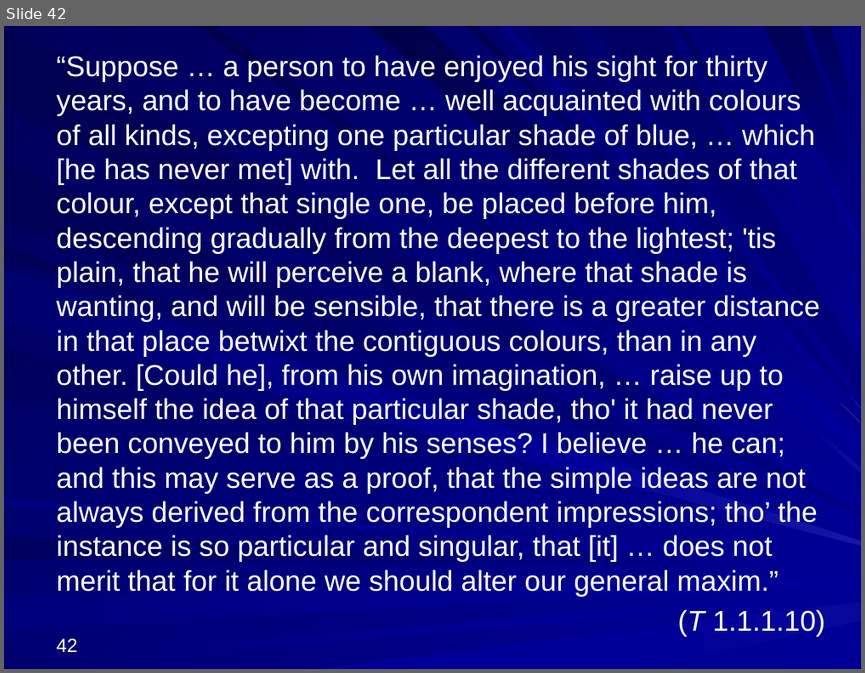
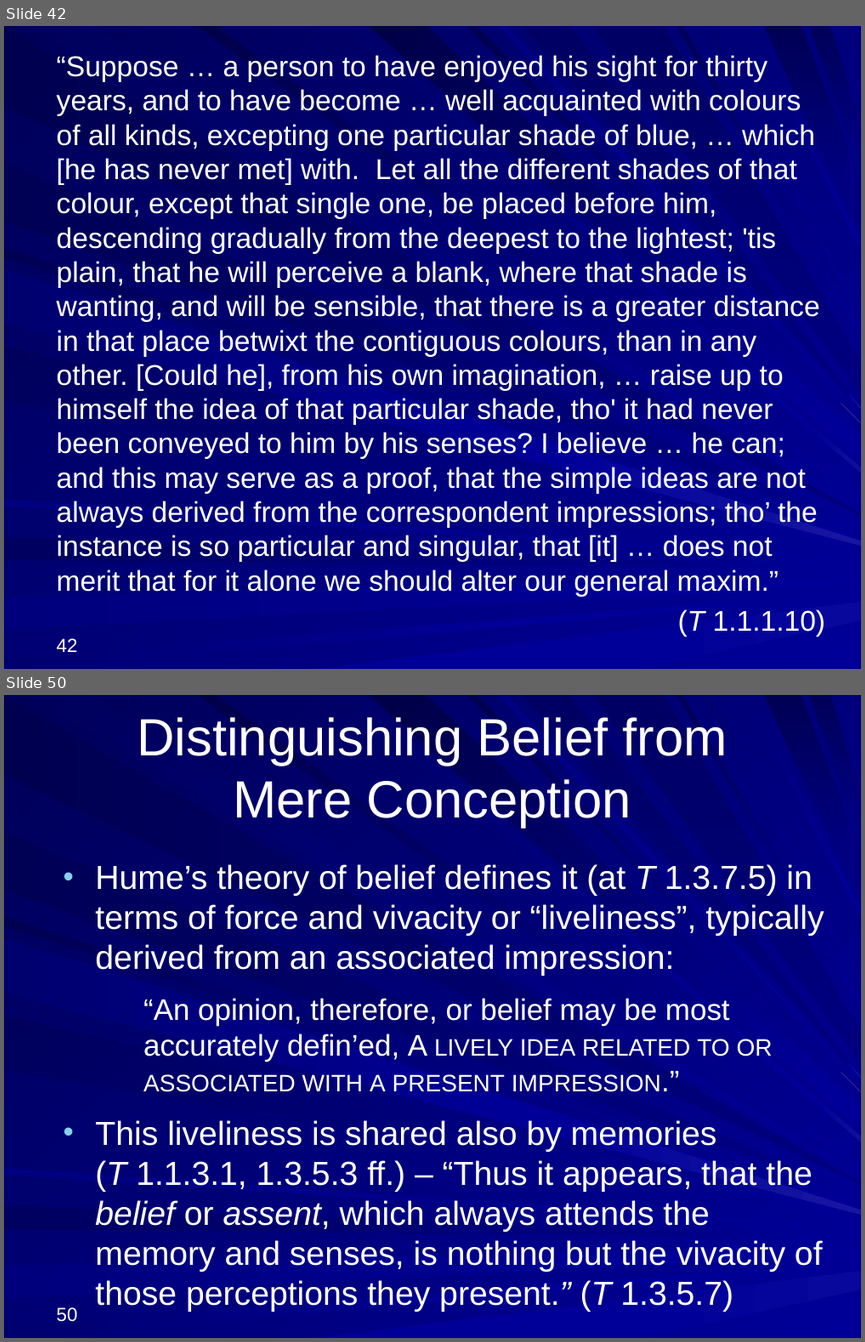
Before and after one commit to englishphilosophy/hume-texts-online, a slide deck: teaching/lectures/2025_Hume_MT_current.pptx. Shown one above the other, each under a label of ours: slide 42 before the commit, slides 42 and 50 after it; the slides between them are not shown. The pictures are 865x673 and 865x1342 pixels, drawn with LibreOffice and Linux fonts; fonts in the diff are those of the drawing. Boxes give left, top, right and bottom in pixels: in the first picture for what was removed or moved away, otherwise in the second. Text is boxed around its words. In the diff, an @@ line names an element or a change of style, - is before the commit and + after.

```diff
--- a/teaching/lectures/2025_Hume_MT_current.pptx
+++ b/teaching/lectures/2025_Hume_MT_current.pptx
@@ slide 50 added at box(4, 695, 861, 1338), background gradient #000078 to #000099; not listed: 37 template elements that a slide beside it also shows @@
@@ title added at box(137, 717, 727, 828), 44 pt, text #FFFFFF @@
+Distinguishing Belief from
+Mere Conception
@@ text added at box(95, 864, 823, 1311), 28 pt, text #FFFFFF @@
+• Hume’s theory of belief defines it (at T 1.3.7.5) in terms of force and vivacity or “liveliness”, typically derived from an associated impression:
+    “An opinion, therefore, or belief may be most accurately defin’ed, A lively idea related to or associated with a present impression.”
+• This liveliness is shared also by memories
+  (T 1.1.3.1, 1.3.5.3 ff.) – “Thus it appears, that the belief or assent, which always attends the memory and senses, is nothing but the vivacity of those perceptions they present.” (T 1.3.5.7)
@@ page number added at box(57, 1307, 78, 1321), 16 pt, text #FFFFFF @@
+50
```
Also in this commit, not shown: 2 slides changed, 41 other slides added, 2 other files.
